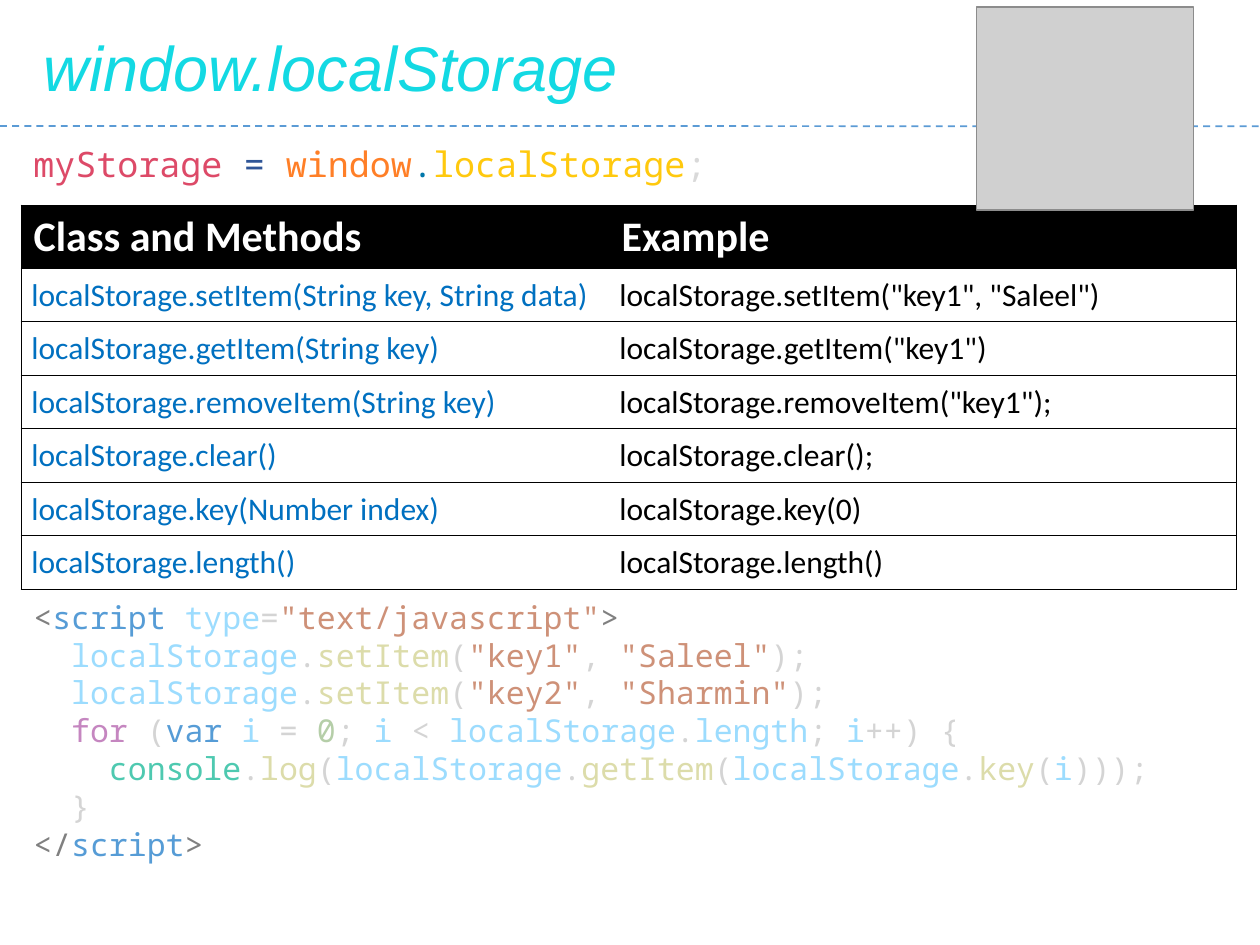
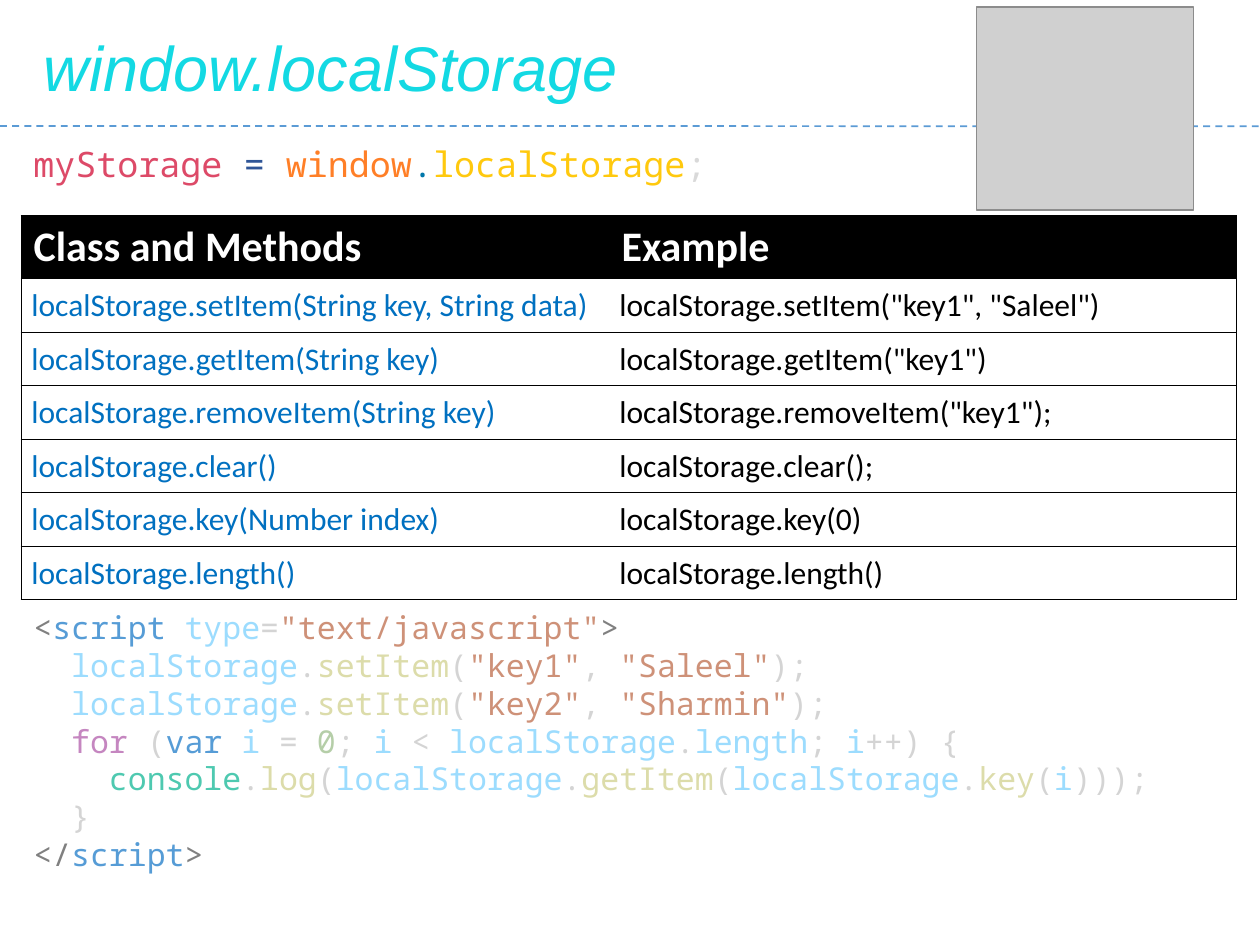
Before and after one commit to Saleel-Bagde/PPT-s, a slide deck: slide 132 of JavaScript.pptx. Drawn at 1260x945 pixels with LibreOffice and Linux fonts; fonts in the diff are those of the drawing; grey boxes stand for pictures. Boxes give left, top, right and bottom in pixels: in the first picture for what was removed or moved away, otherwise in the second. Text is boxed around its words. In the diff, an @@ line names an element or a change of style, - is before the commit and + after.

```diff
--- a/JavaScript.pptx
+++ b/JavaScript.pptx
@@ table: place and size @@
-table at <box>21,205,1237,583</box>
+table at <box>21,215,1237,594</box>
@@ text "<script type="text/javascript">": place and size @@
-text "<script type="text/javascript">" at <box>33,605,1149,864</box>
+text "<script type="text/javascript">" at <box>33,615,1149,874</box>
```
Also in this commit, not shown: 16 other slides changed, 1 slide added, 1 slide removed, 4 other files.
